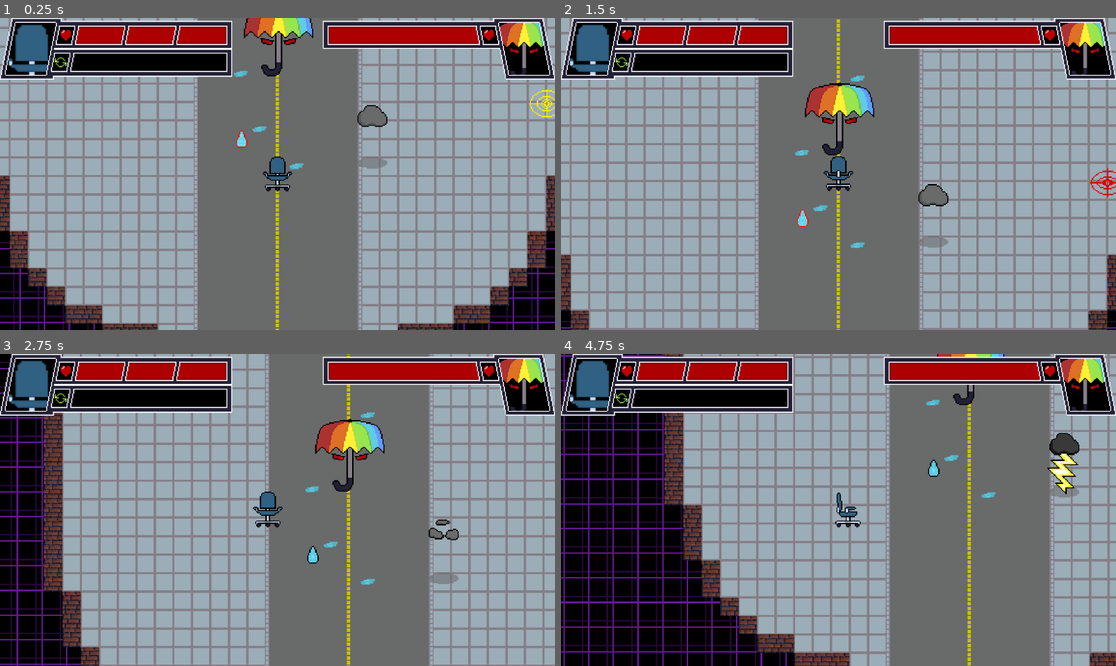
Above: before the commit, frames 1-4 (two rows, left to right).
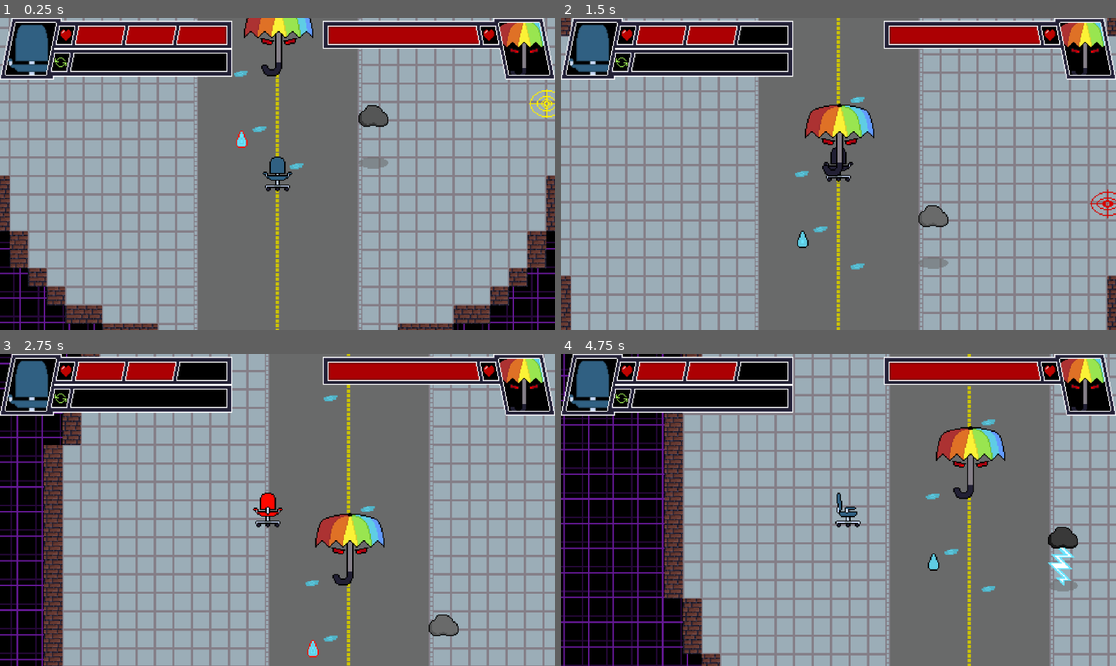
Above: after the commit, the same moments.

Repository: Baddrummer01/GameJam2025OfficeSpin
Game: Godot game, scene res://Level1/level_1.tscn
The game is run twice, just before and just after one commit, with the same random seed, the same clock (stepped at 60 frames per second) and the same inputs. This scene is started directly instead of the project's main scene.
Inputs:
- Up to frame 1 (0.25 s): no input
- Up to frame 2 (1.5 s): hold Shift (spin_player) 0.53-1.28 s; hold W (move_up) from 0.53 s (still down); tap Shift (spin_player) at 1.35 s
- Up to frame 3 (2.75 s): release W (move_up) at 2.03 s; hold A (move_left) from 2.03 s (still down); hold Shift (spin_player) from 2.03 s (still down)
- Up to frame 4 (4.75 s): release Shift (spin_player) at 2.78 s; tap Shift (spin_player) at 2.85, 4.35 s; release A (move_left) at 3.53 s; hold S (move_down) 3.53-4.28 s; hold Shift (spin_player) 3.53-4.28 s; hold D (move_right) from 4.28 s (still down)

The runs differ from the first frame. In frame 1, 0.1% of the frame differs, in the area x 2-70%, y 2-49%; in frame 2, 18%; in frame 3, 15%; in frame 4, 20%, in the area x 0-100%, y 0-100%.

Commit message:
1/9/2025 update.
Healthbar, spin controls, new animations, and damage interactions complete

Diff:
--- a/bossrushgamejam2025-2d/Level1/level_1.tscn
+++ b/bossrushgamejam2025-2d/Level1/level_1.tscn
@@ -1,19 +1,18 @@
-[gd_scene load_steps=19 format=4 uid="uid://c5y8ojbtqxs3g"]
+[gd_scene load_steps=18 format=4 uid="uid://c5y8ojbtqxs3g"]
 
 [ext_resource type="Texture2D" uid="uid://p7c5lsbl5wks" path="res://Level1/levelbackground.png" id="1_66s1q"]
 [ext_resource type="Texture2D" uid="uid://bsqvf1w6ct8r2" path="res://Level1/tilemap1-Sheet.png" id="2_atbnm"]
 [ext_resource type="PackedScene" uid="uid://dlxck3lxxee1q" path="res://generalscenes/chairPlayer.tscn" id="3_4yq6w"]
 [ext_resource type="PackedScene" uid="uid://bhnothahvptbf" path="res://generalscenes/level_1boss.tscn" id="4_r2i3b"]
-[ext_resource type="Script" path="res://generalscenes/level_1_boss.gd" id="5_rggpu"]
 [ext_resource type="PackedScene" uid="uid://bxk83kany2356" path="res://generalscenes/targetAnim.tscn" id="6_ibrlq"]
 [ext_resource type="PackedScene" uid="uid://b1cgx30lv4sug" path="res://generalscenes/raindropATK.tscn" id="7_qmt4o"]
 [ext_resource type="PackedScene" uid="uid://bta858wsqgsjd" path="res://generalscenes/lightning_atk.tscn" id="8_qdeqx"]
 [ext_resource type="Texture2D" uid="uid://c7bfwi3jgy142" path="res://healthbarInside5.png" id="9_dyiga"]
-[ext_resource type="Texture2D" uid="uid://c046e5jhvqek7" path="res://healthbar.png" id="9_hrdq3"]
 [ext_resource type="Texture2D" uid="uid://bnayrnf45nmu0" path="res://healthbarhealth.png" id="10_pcunl"]
 [ext_resource type="Texture2D" uid="uid://d33v282lem3cg" path="res://healthbarInside4.png" id="11_6vnql"]
 [ext_resource type="Texture2D" uid="uid://bcw5luv60clpu" path="res://healthbarstamina.png" id="11_u2rw0"]
 [ext_resource type="Script" path="res://Level1/rotation_bar.gd" id="11_ugj26"]
+[ext_resource type="Texture2D" uid="uid://dvcny438j45p5" path="res://healthbar2.png" id="13_ddimx"]
 [ext_resource type="Texture2D" uid="uid://8duxhykicw36" path="res://bossHealthBarBase.png" id="14_is1kk"]
 [ext_resource type="Texture2D" uid="uid://cgr8htbco7weu" path="res://bossHealthBar.png" id="15_5qddf"]
 
@@ -78,15 +77,25 @@
 position_smoothing_speed = 10.0
 
 [node name="SpinTimer" type="Timer" parent="Node/chairPlayer"]
-wait_time = 3.0
+wait_time = 3.3
 
 [node name="AttackTimer" type="Timer" parent="Node/chairPlayer"]
-wait_time = 9.0
+wait_time = 10.0
+one_shot = true
+
+[node name="EndBoostTimer" type="Timer" parent="Node/chairPlayer"]
+one_shot = true
+
+[node name="StaminaBarTimer" type="Timer" parent="Node/chairPlayer"]
+wait_time = 0.1
+autostart = true
+
+[node name="InvulnFrames" type="Timer" parent="Node/chairPlayer"]
+wait_time = 3.0
 one_shot = true
 
 [node name="LEVEL1BOSS" parent="Node" instance=ExtResource("4_r2i3b")]
 position = Vector2(554, 224)
-script = ExtResource("5_rggpu")
 
 [node name="raindropProjectile" parent="Node" instance=ExtResource("7_qmt4o")]
 position = Vector2(458, 482)
@@ -111,9 +120,10 @@
 offset_right = 256.0
 offset_bottom = 64.0
 scale = Vector2(2, 2)
-value = 100.0
+max_value = 3.0
+value = 3.0
 texture_under = ExtResource("11_6vnql")
-texture_over = ExtResource("9_hrdq3")
+texture_over = ExtResource("13_ddimx")
 texture_progress = ExtResource("10_pcunl")
 texture_progress_offset = Vector2(77, 9)
 
@@ -137,3 +147,6 @@
 
 [connection signal="timeout" from="Node/chairPlayer/SpinTimer" to="Node/chairPlayer" method="_on_spin_timer_timeout"]
 [connection signal="timeout" from="Node/chairPlayer/AttackTimer" to="Node/chairPlayer" method="_on_attack_timer_timeout"]
+[connection signal="timeout" from="Node/chairPlayer/EndBoostTimer" to="Node/chairPlayer" method="_on_end_boost_timer_timeout"]
+[connection signal="timeout" from="Node/chairPlayer/StaminaBarTimer" to="Node/chairPlayer" method="_on_stamina_bar_timer_timeout"]
+[connection signal="timeout" from="Node/chairPlayer/InvulnFrames" to="Node/chairPlayer" method="_on_invuln_frames_timeout"]
--- a/bossrushgamejam2025-2d/generalscenes/chairPlayer.tscn
+++ b/bossrushgamejam2025-2d/generalscenes/chairPlayer.tscn
@@ -1,7 +1,57 @@
-[gd_scene load_steps=31 format=3 uid="uid://dlxck3lxxee1q"]
+[gd_scene load_steps=54 format=3 uid="uid://dlxck3lxxee1q"]
 
 [ext_resource type="Script" path="res://generalscenes/chair_player.gd" id="1_inru1"]
 [ext_resource type="Texture2D" uid="uid://dhoxffcj0ajrl" path="res://playerChair2.png" id="2_dg52p"]
+[ext_resource type="Texture2D" uid="uid://dxny73ymwf2yg" path="res://boostmode.png" id="2_hol6f"]
+[ext_resource type="Texture2D" uid="uid://dfmiefsnwfto5" path="res://playerChairDamage.png" id="3_3xa6t"]
+
+[sub_resource type="AtlasTexture" id="AtlasTexture_idgig"]
+atlas = ExtResource("2_hol6f")
+region = Rect2(0, 0, 32, 32)
+
+[sub_resource type="AtlasTexture" id="AtlasTexture_umib2"]
+atlas = ExtResource("2_hol6f")
+region = Rect2(96, 0, 32, 32)
+
+[sub_resource type="AtlasTexture" id="AtlasTexture_fn8fl"]
+atlas = ExtResource("2_hol6f")
+region = Rect2(32, 0, 32, 32)
+
+[sub_resource type="AtlasTexture" id="AtlasTexture_8lgen"]
+atlas = ExtResource("2_hol6f")
+region = Rect2(64, 0, 32, 32)
+
+[sub_resource type="AtlasTexture" id="AtlasTexture_ck55s"]
+atlas = ExtResource("3_3xa6t")
+region = Rect2(0, 0, 32, 32)
+
+[sub_resource type="AtlasTexture" id="AtlasTexture_ohqrf"]
+atlas = ExtResource("3_3xa6t")
+region = Rect2(64, 0, 32, 32)
+
+[sub_resource type="AtlasTexture" id="AtlasTexture_7ghwr"]
+atlas = ExtResource("3_3xa6t")
+region = Rect2(32, 0, 32, 32)
+
+[sub_resource type="AtlasTexture" id="AtlasTexture_4rbht"]
+atlas = ExtResource("3_3xa6t")
+region = Rect2(96, 0, 32, 32)
+
+[sub_resource type="AtlasTexture" id="AtlasTexture_kw2a3"]
+atlas = ExtResource("3_3xa6t")
+region = Rect2(128, 0, 32, 32)
+
+[sub_resource type="AtlasTexture" id="AtlasTexture_5m1yr"]
+atlas = ExtResource("3_3xa6t")
+region = Rect2(192, 0, 32, 32)
+
+[sub_resource type="AtlasTexture" id="AtlasTexture_jfkf1"]
+atlas = ExtResource("3_3xa6t")
+region = Rect2(160, 0, 32, 32)
+
+[sub_resource type="AtlasTexture" id="AtlasTexture_wurkq"]
+atlas = ExtResource("3_3xa6t")
+region = Rect2(224, 0, 32, 32)
 
 [sub_resource type="AtlasTexture" id="AtlasTexture_ntnop"]
 atlas = ExtResource("2_dg52p")
@@ -34,6 +84,38 @@
 [sub_resource type="AtlasTexture" id="AtlasTexture_1pgog"]
 atlas = ExtResource("2_dg52p")
 region = Rect2(160, 0, 32, 32)
+
+[sub_resource type="AtlasTexture" id="AtlasTexture_4hev7"]
+atlas = ExtResource("2_dg52p")
+region = Rect2(256, 0, 32, 32)
+
+[sub_resource type="AtlasTexture" id="AtlasTexture_68ili"]
+atlas = ExtResource("2_dg52p")
+region = Rect2(320, 0, 32, 32)
+
+[sub_resource type="AtlasTexture" id="AtlasTexture_o60cb"]
+atlas = ExtResource("2_dg52p")
+region = Rect2(288, 0, 32, 32)
+
+[sub_resource type="AtlasTexture" id="AtlasTexture_087g5"]
+atlas = ExtResource("2_dg52p")
+region = Rect2(352, 0, 32, 32)
+
+[sub_resource type="AtlasTexture" id="AtlasTexture_m1t20"]
+atlas = ExtResource("2_dg52p")
+region = Rect2(384, 0, 32, 32)
+
+[sub_resource type="AtlasTexture" id="AtlasTexture_b17fo"]
+atlas = ExtResource("2_dg52p")
+region = Rect2(448, 0, 32, 32)
+
+[sub_resource type="AtlasTexture" id="AtlasTexture_81s1k"]
+atlas = ExtResource("2_dg52p")
+region = Rect2(416, 0, 32, 32)
+
+[sub_resource type="AtlasTexture" id="AtlasTexture_87btl"]
+atlas = ExtResource("2_dg52p")
+region = Rect2(480, 0, 32, 32)
 
 [sub_resource type="AtlasTexture" id="AtlasTexture_mqbt2"]
 atlas = ExtResource("2_dg52p")
@@ -111,6 +193,52 @@
 animations = [{
 "frames": [{
 "duration": 1.0,
+"texture": SubResource("AtlasTexture_idgig")
+}, {
+"duration": 1.0,
+"texture": SubResource("AtlasTexture_umib2")
+}, {
+"duration": 1.0,
+"texture": SubResource("AtlasTexture_fn8fl")
+}, {
+"duration": 1.0,
+"texture": SubResource("AtlasTexture_8lgen")
+}],
+"loop": true,
+"name": &"boost_mode",
+"speed": 40.0
+}, {
+"frames": [{
+"duration": 1.0,
+"texture": SubResource("AtlasTexture_ck55s")
+}, {
+"duration": 1.0,
+"texture": SubResource("AtlasTexture_ohqrf")
+}, {
+"duration": 1.0,
+"texture": SubResource("AtlasTexture_7ghwr")
+}, {
+"duration": 1.0,
+"texture": SubResource("AtlasTexture_4rbht")
+}, {
+"duration": 1.0,
+"texture": SubResource("AtlasTexture_kw2a3")
+}, {
+"duration": 1.0,
+"texture": SubResource("AtlasTexture_5m1yr")
+}, {
+"duration": 1.0,
+"texture": SubResource("AtlasTexture_jfkf1")
+}, {
+"duration": 1.0,
+"texture": SubResource("AtlasTexture_wurkq")
+}],
+"loop": true,
+"name": &"damage_taken",
+"speed": 10.0
+}, {
+"frames": [{
+"duration": 1.0,
 "texture": SubResource("AtlasTexture_ntnop")
 }, {
 "duration": 1.0,
@@ -152,6 +280,35 @@
 "loop": true,
 "name": &"move_up",
 "speed": 3.0
+}, {
+"frames": [{
+"duration": 1.0,
+"texture": SubResource("AtlasTexture_4hev7")
+}, {
+"duration": 1.0,
+"texture": SubResource("AtlasTexture_68ili")
+}, {
+"duration": 1.0,
+"texture": SubResource("AtlasTexture_o60cb")
+}, {
+"duration": 1.0,
+"texture": SubResource("AtlasTexture_087g5")
+}, {
+"duration": 1.0,
+"texture": SubResource("AtlasTexture_m1t20")
+}, {
+"duration": 1.0,
+"texture": SubResource("AtlasTexture_b17fo")
+}, {
+"duration": 1.0,
+"texture": SubResource("AtlasTexture_81s1k")
+}, {
+"duration": 1.0,
+"texture": SubResource("AtlasTexture_87btl")
+}],
+"loop": true,
+"name": &"spin_almost",
+"speed": 20.0
 }, {
 "frames": [{
 "duration": 1.0,
@@ -222,6 +379,9 @@
 "name": &"spin_med",
 "speed": 12.0
 }]
+
+[sub_resource type="CircleShape2D" id="CircleShape2D_hq6pf"]
+radius = 40.05
 
 [sub_resource type="CircleShape2D" id="CircleShape2D_b5nog"]
 radius = 21.5058
@@ -234,10 +394,22 @@
 texture_filter = 5
 scale = Vector2(3, 3)
 sprite_frames = SubResource("SpriteFrames_s2qvh")
-animation = &"spin_low"
+animation = &"damage_taken"
 autoplay = "default"
-frame_progress = 0.0970795
-
-[node name="CollisionShape2D" type="CollisionShape2D" parent="."]
+frame_progress = 0.199273
+
+[node name="Hurtbox" type="Area2D" parent="ChairPlayer"]
+collision_layer = 2
+collision_mask = 12
+
+[node name="CollisionShape2D" type="CollisionShape2D" parent="ChairPlayer/Hurtbox"]
+scale = Vector2(0.333333, 0.333333)
+shape = SubResource("CircleShape2D_hq6pf")
+debug_color = Color(0.991543, 0, 0.26417, 0.42)
+
+[node name="GroundCollision" type="CollisionShape2D" parent="."]
 scale = Vector2(2, 2)
 shape = SubResource("CircleShape2D_b5nog")
+
+[connection signal="area_entered" from="ChairPlayer/Hurtbox" to="." method="_on_hurtbox_area_entered"]
+[connection signal="body_entered" from="ChairPlayer/Hurtbox" to="." method="_on_hurtbox_body_entered"]
--- a/bossrushgamejam2025-2d/generalscenes/chair_player.gd
+++ b/bossrushgamejam2025-2d/generalscenes/chair_player.gd
@@ -7,21 +7,30 @@
 @onready var spin_timer: Timer = $SpinTimer
 @onready var attack_timer: Timer = $AttackTimer
 @onready var rotation_bar: TextureProgressBar = $"../PlayerHealthbars/RotationBar"
+@onready var end_boost_timer: Timer = $EndBoostTimer
+@onready var stamina_bar_timer: Timer = $StaminaBarTimer
+@onready var invuln_frames: Timer = $InvulnFrames
+@onready var mainbar_health: TextureProgressBar = $"../PlayerHealthbars/Mainbar+health"
+
 
 var spinState = 0
 var last_input_vector = Vector2.ZERO
-
+var isSpinning = false
 
 func _physics_process(_delta: float) -> void:
 
 	# Get the input direction and handle the movement/deceleration.
 	# As good practice, you should replace UI actions with custom gameplay actions.
 
+	#should enter if boost has just ended for ramping down speed
+	if !end_boost_timer.is_stopped():
+		velocity = last_input_vector * SPEED
 	#should enter if player releases in the last state OR if the attack timer is still going
-	if (spinState == 3 && !Input.is_action_pressed("spin_player")) || !attack_timer.is_stopped():
+	elif (spinState == 3 && !Input.is_action_pressed("spin_player")) || !attack_timer.is_stopped():
 		spin_timer.stop()
 		if (attack_timer.is_stopped()):
 			attack_timer.start()
+		chair_player.animation = "boost_mode"
 
 		# Use the last input vector for continuous movement
 		if last_input_vector != Vector2.ZERO:
@@ -38,27 +47,33 @@
 
 	else:
 		#Animations
-		if Input.is_action_pressed("spin_player"):
-			if spin_timer.is_stopped():
-				spin_timer.start()
-			if spinState == 0:
-				chair_player.animation = "spin_low"
-			elif spinState == 1:
-				chair_player.animation = "spin_med"
+		if invuln_frames.is_stopped():
+			if Input.is_action_pressed("spin_player"):
+				if spin_timer.is_stopped():
+					spin_timer.start()
+				if spinState == 0:
+					chair_player.animation = "spin_low"
+				elif spinState == 1:
+					chair_player.animation = "spin_med"
+				elif spinState == 2:
+					chair_player.animation = "spin_almost"
+				else:
+					chair_player.animation = "spin_high"
+			elif velocity.x < 0:
+				chair_player.animation = "move_left"
+			elif velocity.x > 0:
+				chair_player.animation = "move_right"
+			elif velocity.y < 0:
+				chair_player.animation = "move_up"
 			else:
-				chair_player.animation = "spin_high"
-		elif velocity.x < 0:
-			chair_player.animation = "move_left"
-		elif velocity.x > 0:
-			chair_player.animation = "move_right"
-		elif velocity.y < 0:
-			chair_player.animation = "move_up"
-		else:
-			chair_player.animation = "default"
+				chair_player.animation = "default"
 
 		if not Input.is_action_pressed("spin_player"):
 			spinState = 0
 			spin_timer.stop()
+			rotation_bar.value = 0
+			rotation_bar.tint_progress = Color(0, 255, 0)
+
 		var input_vector := Input.get_vector("move_left", "move_right", "move_up", "move_down")
 		# spinState * 100 adds speed when the spinState escalates
 		if input_vector != Vector2.ZERO:
@@ -70,16 +85,45 @@
 func _on_spin_timer_timeout() -> void:
 	if spinState == 0:
 		spinState = 1
-		rotation_bar.value = 33
+		# rotation_bar.value = 33
 	elif spinState == 1:
 		spinState = 2
-		rotation_bar.value = 66
+		# rotation_bar.value = 66
 	elif spinState == 2:
 		spinState = 3
 		rotation_bar.value = 100
+		rotation_bar.tint_progress = Color(255, 165, 0)
 
 
 func _on_attack_timer_timeout() -> void:
-	chair_player.animation = "default"
+	chair_player.animation = "spin_low"
 	spinState = 0
 	rotation_bar.value = 0
+	rotation_bar.tint_progress = Color(255, 255, 255)
+	end_boost_timer.start()
+
+
+func _on_end_boost_timer_timeout() -> void:
+	chair_player.animation = "default"
+
+func _on_stamina_bar_timer_timeout() -> void:
+	if spin_timer.is_stopped() && rotation_bar.value > 0:
+		rotation_bar.value -= 1
+	elif !spin_timer.is_stopped() && rotation_bar.value < 100:
+		rotation_bar.value += 1
+	else:
+		pass
+
+
+
+func _on_hurtbox_area_entered(area: Area2D) -> void:
+	if invuln_frames.is_stopped() && attack_timer.is_stopped():
+		mainbar_health.value -= 1 # reduces health
+		invuln_frames.start()
+		spin_timer.stop() # resets the spin
+		rotation_bar.value = 0
+		chair_player.animation = "damage_taken"
+
+
+func _on_invuln_frames_timeout() -> void:
+	chair_player.animation = "default"
--- a/bossrushgamejam2025-2d/generalscenes/level_1_boss.gd
+++ b/bossrushgamejam2025-2d/generalscenes/level_1_boss.gd
@@ -1,10 +1,15 @@
 extends RigidBody2D
 
+@onready var texture_progress_bar: TextureProgressBar = $"../BossHealthbars/TextureProgressBar"
+@onready var attack_timer: Timer = $"../chairPlayer/AttackTimer"
+@onready var mainbar_health: TextureProgressBar = $"../PlayerHealthbars/Mainbar+health"
+@onready var invuln_frames: Timer = $"../chairPlayer/InvulnFrames"
+@onready var hit_cooldown: Timer = $HitCooldown
 
-# Called when the node enters the scene tree for the first time.
-func _ready() -> void:
-	pass
+@onready var target_anim: AnimatedSprite2D = $TargetAnim
 
-# Called every frame. 'delta' is the elapsed time since the previous frame.
-func _process(delta: float) -> void:
-	pass
+func _on_hitbox_area_entered(area: Area2D) -> void:
+	if hit_cooldown.is_stopped() && !attack_timer.is_stopped():
+		texture_progress_bar.value -= 5
+		hit_cooldown.start()
+		target_anim.animation = "damaged"
--- a/bossrushgamejam2025-2d/generalscenes/level_1boss.tscn
+++ b/bossrushgamejam2025-2d/generalscenes/level_1boss.tscn
@@ -1,5 +1,6 @@
-[gd_scene load_steps=35 format=3 uid="uid://bhnothahvptbf"]
-
+[gd_scene load_steps=37 format=3 uid="uid://bhnothahvptbf"]
+
+[ext_resource type="Script" path="res://generalscenes/level_1_boss.gd" id="1_csegg"]
 [ext_resource type="Texture2D" uid="uid://ry1775wgwqxr" path="res://Level1/umbrellaBoss.png" id="1_u2ijk"]
 
 [sub_resource type="AtlasTexture" id="AtlasTexture_0hm6o"]
@@ -140,10 +141,34 @@
 }, {
 "duration": 1.0,
 "texture": SubResource("AtlasTexture_umtuh")
+}, {
+"duration": 1.0,
+"texture": SubResource("AtlasTexture_0hm6o")
+}, {
+"duration": 1.0,
+"texture": SubResource("AtlasTexture_4euw1")
+}, {
+"duration": 1.0,
+"texture": SubResource("AtlasTexture_v7k30")
+}, {
+"duration": 1.0,
+"texture": SubResource("AtlasTexture_umtuh")
+}, {
+"duration": 1.0,
+"texture": SubResource("AtlasTexture_0hm6o")
+}, {
+"duration": 1.0,
+"texture": SubResource("AtlasTexture_4euw1")
+}, {
+"duration": 1.0,
+"texture": SubResource("AtlasTexture_v7k30")
+}, {
+"duration": 1.0,
+"texture": SubResource("AtlasTexture_umtuh")
 }],
 "loop": true,
 "name": &"damaged",
-"speed": 2.0
+"speed": 6.0
 }, {
 "frames": [{
 "duration": 1.0,
@@ -247,18 +272,38 @@
 "speed": 20.0
 }]
 
+[sub_resource type="CircleShape2D" id="CircleShape2D_tixes"]
+radius = 28.3823
+
 [sub_resource type="CircleShape2D" id="CircleShape2D_vv0c7"]
 radius = 97.0824
 
 [node name="LEVEL1BOSS" type="RigidBody2D"]
 gravity_scale = 0.0
+script = ExtResource("1_csegg")
 
 [node name="TargetAnim" type="AnimatedSprite2D" parent="."]
 texture_filter = 5
 scale = Vector2(3, 3)
 sprite_frames = SubResource("SpriteFrames_gh037")
+animation = &"damaged"
 autoplay = "default"
-frame_progress = 0.220915
+frame = 10
+frame_progress = 0.593156
+
+[node name="Hitbox" type="Area2D" parent="TargetAnim"]
+collision_layer = 8
+collision_mask = 2
+
+[node name="CollisionShape2D" type="CollisionShape2D" parent="TargetAnim/Hitbox"]
+shape = SubResource("CircleShape2D_tixes")
+debug_color = Color(0.979953, 0, 0.38376, 0.42)
 
 [node name="CollisionShape2D" type="CollisionShape2D" parent="."]
 shape = SubResource("CircleShape2D_vv0c7")
+disabled = true
+
+[node name="HitCooldown" type="Timer" parent="."]
+one_shot = true
+
+[connection signal="area_entered" from="TargetAnim/Hitbox" to="." method="_on_hitbox_area_entered"]
--- a/bossrushgamejam2025-2d/generalscenes/lightning_atk.tscn
+++ b/bossrushgamejam2025-2d/generalscenes/lightning_atk.tscn
@@ -112,7 +112,7 @@
 scale = Vector2(3, 3)
 sprite_frames = SubResource("SpriteFrames_8d6m1")
 autoplay = "default"
-frame_progress = 0.155781
+frame_progress = 0.954773
 
 [node name="CollisionShape2D" type="CollisionShape2D" parent="."]
 position = Vector2(1, 71)
--- a/bossrushgamejam2025-2d/generalscenes/raindropATK.tscn
+++ b/bossrushgamejam2025-2d/generalscenes/raindropATK.tscn
@@ -1,56 +1,62 @@
-[gd_scene load_steps=8 format=3 uid="uid://b1cgx30lv4sug"]
+[gd_scene load_steps=9 format=3 uid="uid://b1cgx30lv4sug"]
 
 [ext_resource type="Texture2D" uid="uid://b88m81c6qwjjc" path="res://Level1/umbrellaAttackSprites.png" id="1_sjdl0"]
+[ext_resource type="Script" path="res://generalscenes/raindrop_atk.gd" id="2_kq6wc"]
 
-[sub_resource type="AtlasTexture" id="AtlasTexture_o153j"]
+[sub_resource type="AtlasTexture" id="AtlasTexture_1jnr4"]
 atlas = ExtResource("1_sjdl0")
 region = Rect2(0, 0, 16, 16)
 
-[sub_resource type="AtlasTexture" id="AtlasTexture_1soko"]
+[sub_resource type="AtlasTexture" id="AtlasTexture_lnk6g"]
 atlas = ExtResource("1_sjdl0")
 region = Rect2(16, 0, 16, 16)
 
-[sub_resource type="AtlasTexture" id="AtlasTexture_e52g4"]
+[sub_resource type="AtlasTexture" id="AtlasTexture_n7hqb"]
 atlas = ExtResource("1_sjdl0")
 region = Rect2(32, 0, 16, 16)
 
-[sub_resource type="AtlasTexture" id="AtlasTexture_cys51"]
+[sub_resource type="AtlasTexture" id="AtlasTexture_u6kg0"]
 atlas = ExtResource("1_sjdl0")
 region = Rect2(48, 0, 16, 16)
 
-[sub_resource type="SpriteFrames" id="SpriteFrames_7goh2"]
+[sub_resource type="SpriteFrames" id="SpriteFrames_1kmb6"]
 animations = [{
 "frames": [{
 "duration": 1.0,
-"texture": SubResource("AtlasTexture_o153j")
+"texture": SubResource("AtlasTexture_1jnr4")
 }, {
 "duration": 1.0,
-"texture": SubResource("AtlasTexture_1soko")
+"texture": SubResource("AtlasTexture_lnk6g")
 }, {
 "duration": 1.0,
-"texture": SubResource("AtlasTexture_e52g4")
+"texture": SubResource("AtlasTexture_n7hqb")
 }, {
 "duration": 1.0,
-"texture": SubResource("AtlasTexture_cys51")
+"texture": SubResource("AtlasTexture_u6kg0")
 }],
 "loop": true,
 "name": &"default",
-"speed": 4.0
+"speed": 5.0
 }]
 
-[sub_resource type="CircleShape2D" id="CircleShape2D_y6l7j"]
-radius = 13.0384
+[sub_resource type="CircleShape2D" id="CircleShape2D_dth34"]
+radius = 4.0
 
-[node name="raindropProjectile" type="RigidBody2D"]
-gravity_scale = 0.0
+[node name="AnimatedSprite2D" type="AnimatedSprite2D"]
+texture_filter = 1
+scale = Vector2(3, 3)
+sprite_frames = SubResource("SpriteFrames_1kmb6")
+autoplay = "default"
+frame_progress = 0.33397
+script = ExtResource("2_kq6wc")
 
-[node name="AnimatedSprite2D" type="AnimatedSprite2D" parent="."]
-texture_filter = 5
-scale = Vector2(3, 3)
-sprite_frames = SubResource("SpriteFrames_7goh2")
-autoplay = "default"
-frame_progress = 0.344358
+[node name="Hitbox" type="Area2D" parent="."]
+collision_layer = 4
+collision_mask = 3
 
-[node name="CollisionShape2D" type="CollisionShape2D" parent="."]
-position = Vector2(0, 7)
-shape = SubResource("CircleShape2D_y6l7j")
+[node name="CollisionShape2D" type="CollisionShape2D" parent="Hitbox"]
+position = Vector2(0, 2)
+shape = SubResource("CircleShape2D_dth34")
+
+[connection signal="area_entered" from="Hitbox" to="." method="_on_area_2d_area_entered"]
+[connection signal="body_entered" from="Hitbox" to="." method="_on_area_2d_body_entered"]
--- /dev/null
+++ b/bossrushgamejam2025-2d/generalscenes/raindrop_atk.gd
@@ -0,0 +1,15 @@
+extends AnimatedSprite2D
+
+
+# Called when the node enters the scene tree for the first time.
+func _ready() -> void:
+	pass # Replace with function body.
+
+
+# Called every frame. 'delta' is the elapsed time since the previous frame.
+func _process(delta: float) -> void:
+	pass
+
+
+func _on_area_2d_area_entered(area: Area2D) -> void:
+	print("Bullet area entered")
--- a/bossrushgamejam2025-2d/project.godot
+++ b/bossrushgamejam2025-2d/project.godot
@@ -53,6 +53,13 @@
 ]
 }
 
+[layer_names]
+
+2d_physics/layer_1="Ground"
+2d_physics/layer_2="Player"
+2d_physics/layer_3="Bullet"
+2d_physics/layer_4="Enemy"
+
 [rendering]
 
 environment/defaults/default_clear_color=Color(0, 0, 0, 1)
Binary file added: bossrushgamejam2025-2d/boostmode.png
Not shown, added: bossrushgamejam2025-2d/boostmode.png.import
Binary file added: bossrushgamejam2025-2d/healthbar2.png
Not shown, added: bossrushgamejam2025-2d/healthbar2.png.import
Binary file added: bossrushgamejam2025-2d/playerChairDamage.png
Not shown, added: bossrushgamejam2025-2d/playerChairDamage.png.import
Not shown, added: bossrushgamejam2025-2d/.gitattributes
Not shown, added: bossrushgamejam2025-2d/.gitignore
